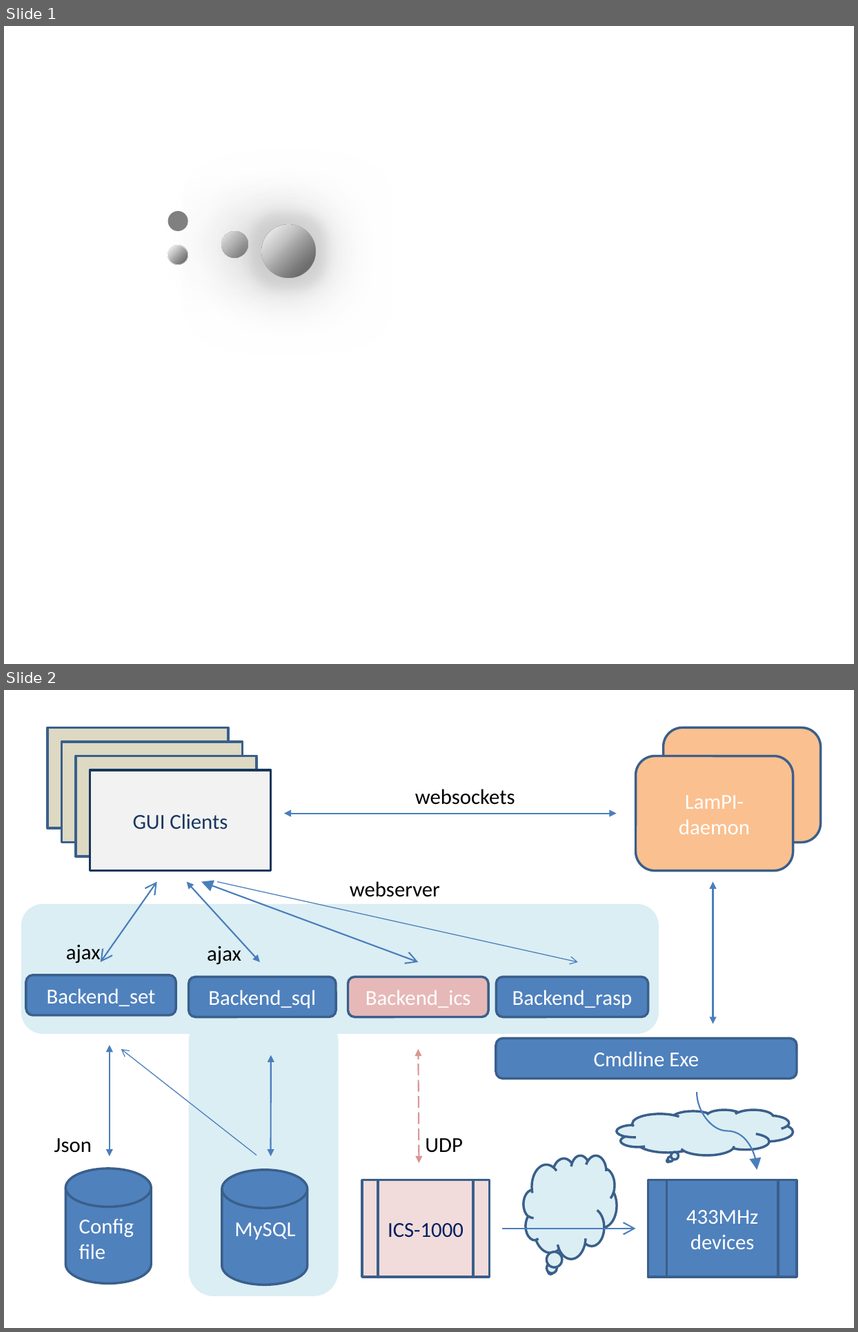
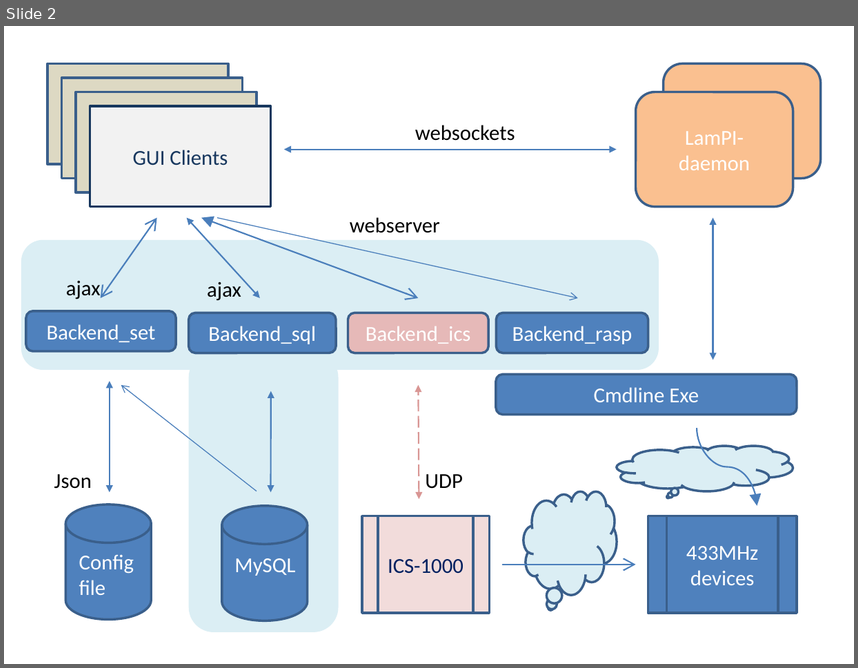
Before and after one commit to platenspeler/platenspeler.github.io, a slide deck: DeveloperGuide/ArchitectureGuide/architecture.pptx. Shown one above the other, each under a label of ours: slides 1 and 2 before the commit, slide 2 after it. The pictures are 858x1332 and 858x668 pixels, drawn with LibreOffice and Linux fonts; fonts in the diff are those of the drawing. Boxes give left, top, right and bottom in pixels: in the first picture for what was removed or moved away, otherwise in the second. Text is boxed around its words. In the diff, an @@ line names an element or a change of style, - is before the commit and + after.

```diff
--- a/DeveloperGuide/ArchitectureGuide/architecture.pptx
+++ b/DeveloperGuide/ArchitectureGuide/architecture.pptx
@@ slide 1 removed at <box>4,26,854,664</box>, background #FFFFFF @@
@@ ellipse removed at <box>168,212,188,232</box> @@
@@ ellipse removed at <box>221,231,248,257</box> @@
@@ ellipse removed at <box>261,224,315,278</box> @@
@@ ellipse removed at <box>168,245,188,265</box> @@
```
Also in this commit, not shown: 4 slides added, 34 other files.
